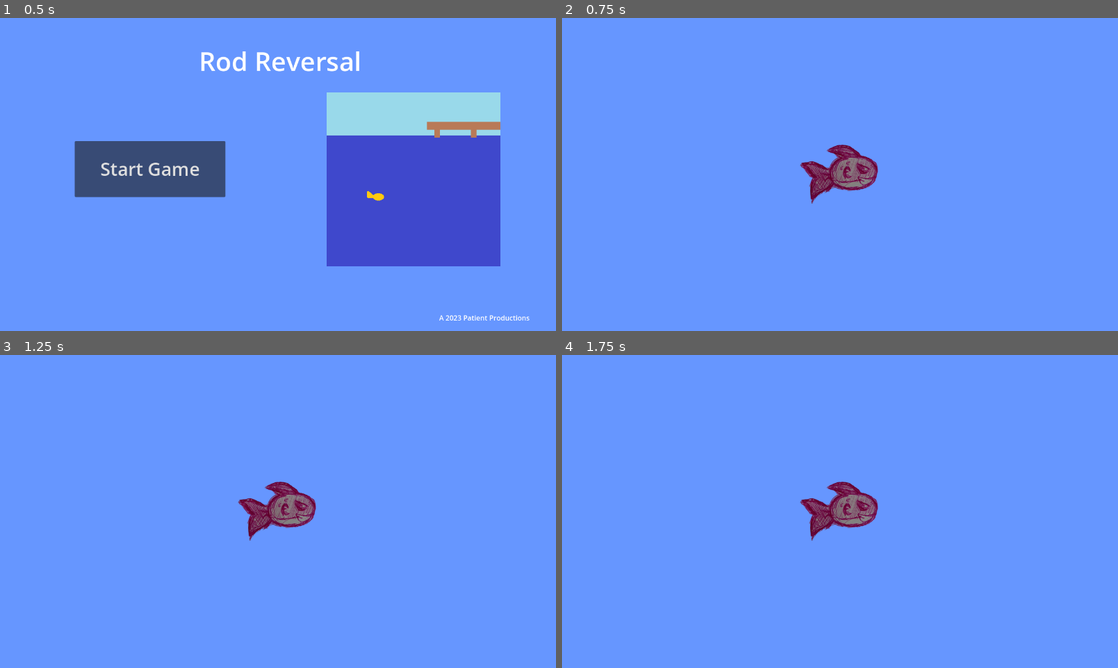
Above: before the commit, frames 1-4 (two rows, left to right).
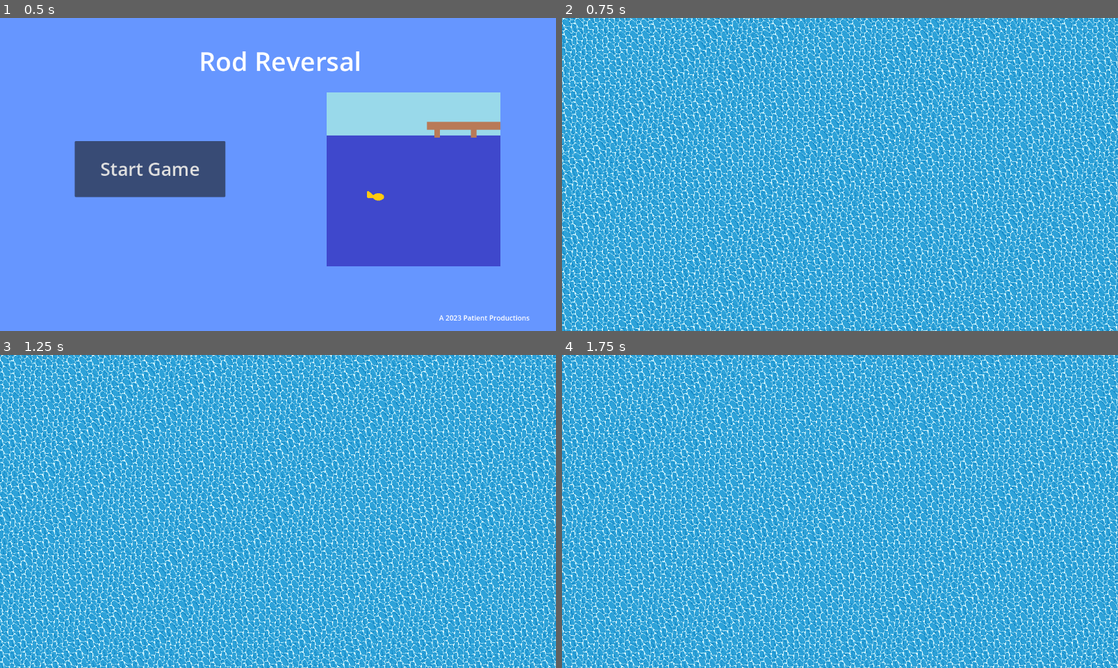
Above: after the commit, the same moments.

Repository: ZenithStar/gmtk_jam_2023
Game: Godot game, scene res://scenes/title_screen.tscn
The game is run twice, just before and just after one commit, with the same random seed, the same clock (stepped at 60 frames per second) and the same inputs.
Inputs:
- Up to frame 1 (0.5 s): no input
- Up to frame 2 (0.75 s): click "Start Game" at 0.5 s
- Up to frame 3 (1.25 s): no input
- Up to frame 4 (1.75 s): hold Right (move_right) from 1.28 s (still down)

Frame 1 is identical in both runs. In frame 2, 100% of the frame differs, in the area x 0-100%, y 0-100%; in frame 3, 100%; in frame 4, 100%.

Commit message:
Move fish to scene

Diff:
--- /dev/null
+++ b/fish.tscn
@@ -0,0 +1,21 @@
+[gd_scene load_steps=4 format=3 uid="uid://6ylcwqbjolcd"]
+
+[ext_resource type="Script" path="res://scenes/Fish.gd" id="1_v2vlx"]
+[ext_resource type="Texture2D" uid="uid://dm2rmaxd1vfqi" path="res://assets/fish.png" id="2_fcok0"]
+
+[sub_resource type="CapsuleShape2D" id="CapsuleShape2D_rb6h4"]
+radius = 46.0
+height = 190.0
+
+[node name="Fish" type="RigidBody2D"]
+script = ExtResource("1_v2vlx")
+metadata/_edit_group_ = true
+
+[node name="CollisionShape2D" type="CollisionShape2D" parent="."]
+rotation = 1.57079
+shape = SubResource("CapsuleShape2D_rb6h4")
+
+[node name="Camera2D" type="Camera2D" parent="."]
+
+[node name="Sprite2D" type="Sprite2D" parent="."]
+texture = ExtResource("2_fcok0")
--- a/scenes/test_level.tscn
+++ b/scenes/test_level.tscn
@@ -1,11 +1,10 @@
-[gd_scene load_steps=13 format=3 uid="uid://dq34o6bnybbm2"]
+[gd_scene load_steps=11 format=3 uid="uid://dq34o6bnybbm2"]
 
 [ext_resource type="Shader" path="res://scripts/water_effect.gdshader" id="1_56v21"]
 [ext_resource type="TileSet" uid="uid://cmcpnwdeph0tl" path="res://assets/Mossy Tileset/tileset.tres" id="3_uuwx7"]
-[ext_resource type="Script" path="res://scenes/Fish.gd" id="4_6w2pj"]
 [ext_resource type="Shader" path="res://scripts/water_distoration.gdshader" id="4_8wj7c"]
 [ext_resource type="Shader" path="res://scripts/wind_waker_water.gdshader" id="4_h0shh"]
-[ext_resource type="Texture2D" uid="uid://dm2rmaxd1vfqi" path="res://assets/fish.png" id="5_ge1hd"]
+[ext_resource type="PackedScene" uid="uid://6ylcwqbjolcd" path="res://fish.tscn" id="4_obld2"]
 
 [sub_resource type="ShaderMaterial" id="ShaderMaterial_mccv3"]
 shader = ExtResource("1_56v21")
@@ -21,10 +20,6 @@
 shader_parameter/distortion_speed = 2.0
 shader_parameter/tile = Vector2(5, 5)
 shader_parameter/offset = Vector2(0, 0)
-
-[sub_resource type="CapsuleShape2D" id="CapsuleShape2D_bht2k"]
-radius = 41.0
-height = 114.0
 
 [sub_resource type="ImageTexture" id="ImageTexture_i8v4e"]
 
@@ -42,7 +37,6 @@
 [node name="Node2D" type="Node2D"]
 
 [node name="CanvasLayer" type="CanvasLayer" parent="."]
-visible = false
 
 [node name="TextureRect" type="TextureRect" parent="CanvasLayer"]
 material = SubResource("ShaderMaterial_mccv3")
@@ -61,19 +55,7 @@
 format = 2
 layer_0/tile_data = PackedInt32Array(-65523, 0, 0, 13, 0, 1, 65549, 0, 1, 131085, 327680, 1, 196621, 65536, 1, 262157,  …(3262 unchanged characters)…
 
-[node name="Fish" type="RigidBody2D" parent="."]
-position = Vector2(1069, 210)
-script = ExtResource("4_6w2pj")
-
-[node name="CollisionShape2D" type="CollisionShape2D" parent="Fish"]
-position = Vector2(30, -3)
-rotation = 1.57079
-shape = SubResource("CapsuleShape2D_bht2k")
-
-[node name="Camera2D" type="Camera2D" parent="Fish"]
-
-[node name="Sprite2D" type="Sprite2D" parent="Fish"]
-texture = ExtResource("5_ge1hd")
+[node name="Fish" parent="." instance=ExtResource("4_obld2")]
 
 [node name="Water" type="Area2D" parent="."]
 material = SubResource("ShaderMaterial_bqytb")
